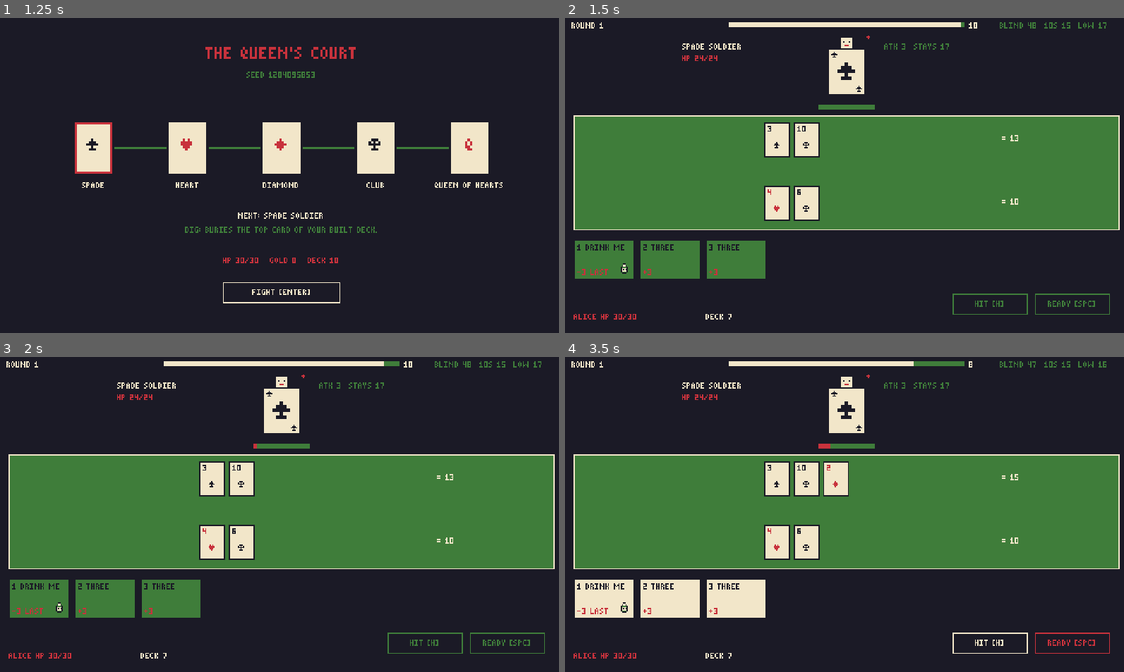
Above: before the commit, frames 1-4 (two rows, left to right).
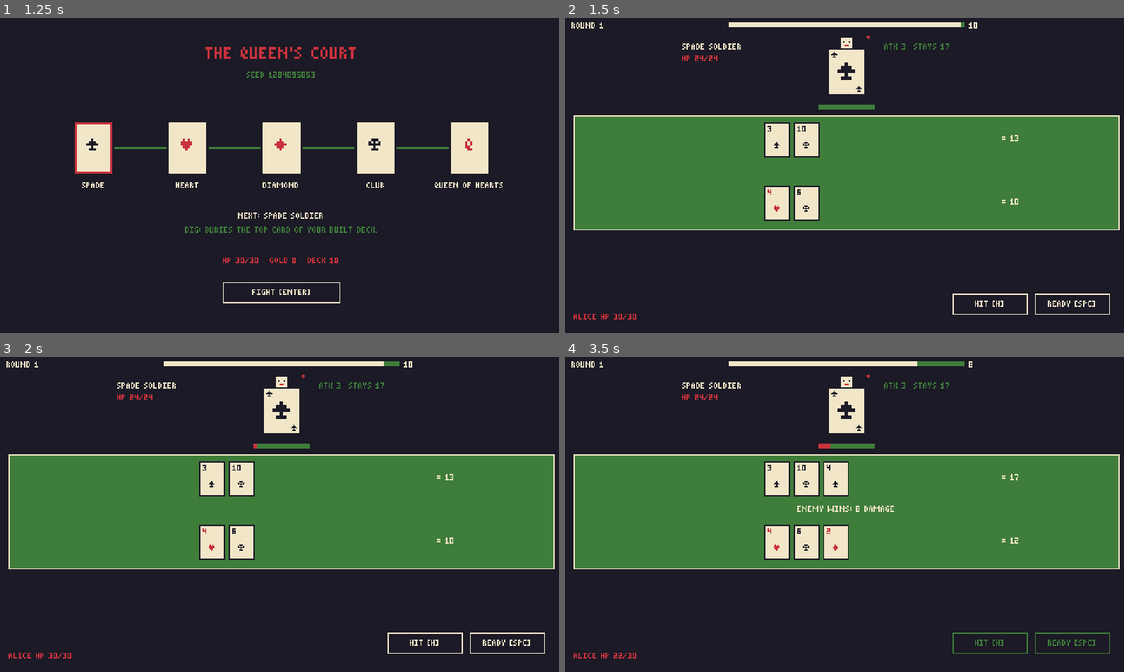
Above: after the commit, the same moments.

Repository: Arvin-17/CardClash
Game: Godot game, scene res://scenes/main_menu.tscn
Same seed, same stepped clock (60 frames per second), same inputs: the game is played once before the commit and once after it.
Inputs (mouse positions are in pixels of both pictures, inside the frame that each line leads up to):
- Up to frame 1 (1.25 s): click "NEW RUN [ENTER]" at 0.5 s
- Up to frame 2 (1.5 s): click "FIGHT [ENTER]" at 1.25 s
- Up to frame 3 (2 s): no input
- Up to frame 4 (3.5 s): click (989, 643) at 2 s, where only the run after the commit has a clickable "HIT [H]"; click (1073, 643) at 2.75 s, where only the run after the commit has a clickable "READY [SPC]"

Frame 1 is identical in both runs. In frame 2, 4.1% of the frame differs, in the area x 1-98%, y 1-96%; in frame 3, 4.1%; in frame 4, 4.8%.
Error after the commit: Invalid access to property or key 'plays_left' on a base object of type 'RefCounted (BattleState)'. (res://scripts/ui/battle_ui.gd:250)

Commit message:
Limit hand plays to 2 per round with a counter that resets each round
BattleState counts cards_played against plays_per_round (rules.json,
back to 2) and start_round() resets it. The per-round limit and the
card's own condition are the only things that stop a play, so cards
still work after Ready.

Diff:
--- a/game/data/rules.json
+++ b/game/data/rules.json
@@ -11,7 +11,7 @@
     "blind_cards_dealt": 2,
     "hand_draw_to": 3,
     "hand_max": 5,
-    "plays_per_round": 0,
+    "plays_per_round": 2,
     "resolve_pause_seconds": 1.0
   },
   "ai": {
--- a/game/scripts/core/battle_state.gd
+++ b/game/scripts/core/battle_state.gd
@@ -31,8 +31,10 @@
 ## Cards the Diamond Soldier pilfered; gone for the rest of this battle.
 var stolen: Array[Card] = []
 var round_number: int = 0
-## Hand plays left this round; -1 means no limit (plays_per_round <= 0 in rules.json).
-var plays_left: int = 0
+## Hand cards played this round. start_round() sets it back to 0, so every round starts fresh.
+var cards_played: int = 0
+## Most hand cards per round (rules.json round.plays_per_round); 0 means no limit.
+var plays_per_round: int = 0
 var enemy_stay_at: int = 17
 var enemy_risk: float = 0.0
 var surprise_count: int = 0
@@ -103,8 +105,8 @@
 	crit_boost = false
 	peeked_card = null
 	hits_this_round = 0
-	var per_round := int(round_rule("plays_per_round", 0))
-	plays_left = per_round if per_round > 0 else -1
+	plays_per_round = int(round_rule("plays_per_round", 2))
+	cards_played = 0
 	for _i in int(round_rule("blind_cards_dealt", 2)):
 		_deal(player)
 		_deal(enemy)
@@ -172,13 +174,21 @@
 	return card
 
 
-## Ready (the guide's "stay"): lock your total for this round. Surprise attacks can still hit you.
+## Ready (the guide's "stay"): you're done drawing this round. Hand cards can still be played
+## (within the per-round limit) until the round ends, and surprise attacks can still hit you.
 func player_stay() -> void:
 	player.stayed = true
 
 
+## Used up this round's hand plays?
+func at_play_limit() -> bool:
+	return plays_per_round > 0 and cards_played >= plays_per_round
+
+
+## The only things that stop a hand card: the per-round limit, or the card's own condition
+## (e.g. Drink Me needs a card on the table). Whether a round is in progress is the controller's call.
 func can_play(index: int) -> bool:
-	if player.stayed or plays_left == 0 or index < 0 or index >= hand.size():
+	if at_play_limit() or index < 0 or index >= hand.size():
 		return false
 	var effect := EffectRegistry.card_effect(hand[index].effect_name())
 	return effect != null and effect.can_play(self, params_for(hand[index]))
@@ -190,8 +200,7 @@
 		return false
 	var card: Card = hand[index]
 	hand.remove_at(index)
-	if plays_left > 0:
-		plays_left -= 1
+	cards_played += 1
 	var params := params_for(card)
 	params.merge(choice, true)
 	params["_card"] = card
--- a/game/tests/helpers.gd
+++ b/game/tests/helpers.gd
@@ -30,7 +30,7 @@
 	var defs := card_defs()
 	for id: String in hand_ids:
 		b.hand.append(Card.from_def(defs[id]))
-	b.plays_left = -1  # rules.json: plays_per_round 0 = no limit
+	b.plays_per_round = 0  # no limit unless a test sets one; start_round() loads the real rule
 	return b
 
 
--- a/game/tests/test_battle_state.gd
+++ b/game/tests/test_battle_state.gd
@@ -24,7 +24,7 @@
 	assert_eq(int(rules["player"]["max_hp"]), 30)
 	assert_eq(int(rules["player"]["base_attack"]), 3)
 	assert_eq(int(rules["round"]["seconds"]), 10, "short rounds")
-	assert_eq(int(rules["round"]["plays_per_round"]), 0, "play cards at will")
+	assert_eq(int(rules["round"]["plays_per_round"]), 2, "2 hand cards per round")
 
 
 func test_deal_gives_two_blind_cards_each() -> void:
--- a/game/tests/test_player_deck.gd
+++ b/game/tests/test_player_deck.gd
@@ -34,11 +34,13 @@
 	var b := TestHelpers.battle("club_soldier", STARTER)
 	b.start_round()
 	assert_eq(b.hand.size(), 3)
-	assert_eq(b.plays_left, -1, "plays_per_round 0 means no limit")
+	assert_eq(b.plays_per_round, 2, "rules.json: 2 hand cards per round")
+	assert_eq(b.cards_played, 0)
 
 
-func test_play_cards_at_will_when_there_is_no_limit() -> void:
+func test_a_limit_of_zero_means_no_limit() -> void:
 	var b := TestHelpers.battle("club_soldier", [], ["num_1", "num_1", "num_1", "num_2"])
+	b.plays_per_round = 0
 	TestHelpers.set_table(b.player, ["5", "4"])
 	for _i in 4:
 		assert_true(b.play_card(0))
@@ -55,22 +57,30 @@
 	assert_eq(b.hand.size(), 5, "never more than 5")
 
 
-func test_a_configured_play_limit_still_works() -> void:
-	var b := TestHelpers.battle("club_soldier", [], ["num_1", "num_1", "num_1"])
-	b.plays_left = 2
+func test_two_hand_cards_per_round_and_the_next_round_resets_the_count() -> void:
+	var b := TestHelpers.battle("club_soldier", ["num_1", "num_1", "num_1", "num_1", "num_1", "num_1"])
+	b.start_round()
 	TestHelpers.set_table(b.player, ["5", "4"])
 	assert_true(b.play_card(0))
 	assert_true(b.play_card(0))
-	assert_false(b.can_play(0), "plays_left is 0")
+	assert_eq(b.cards_played, 2)
+	assert_true(b.at_play_limit())
+	assert_false(b.can_play(0), "a third card in one round is refused")
 	assert_false(b.play_card(0))
-	assert_eq(b.hand.size(), 1)
+	assert_eq(b.hand.size(), 1, "the refused card stays in your hand")
+	b.start_round()
+	assert_eq(b.cards_played, 0, "a new round resets the counter")
+	assert_false(b.at_play_limit())
+	assert_true(b.can_play(0))
 
 
-func test_no_plays_after_staying() -> void:
+func test_hand_cards_still_play_after_ready() -> void:
 	var b := TestHelpers.battle("club_soldier", [], ["num_2"])
 	TestHelpers.set_table(b.player, ["5", "4"])
 	b.player_stay()
-	assert_false(b.can_play(0))
+	assert_true(b.can_play(0), "ready only stops drawing")
+	assert_true(b.play_card(0))
+	assert_eq(b.player.total(), 11)
 
 
 func test_number_card_adds_to_your_total_and_stays_on_the_table() -> void:
